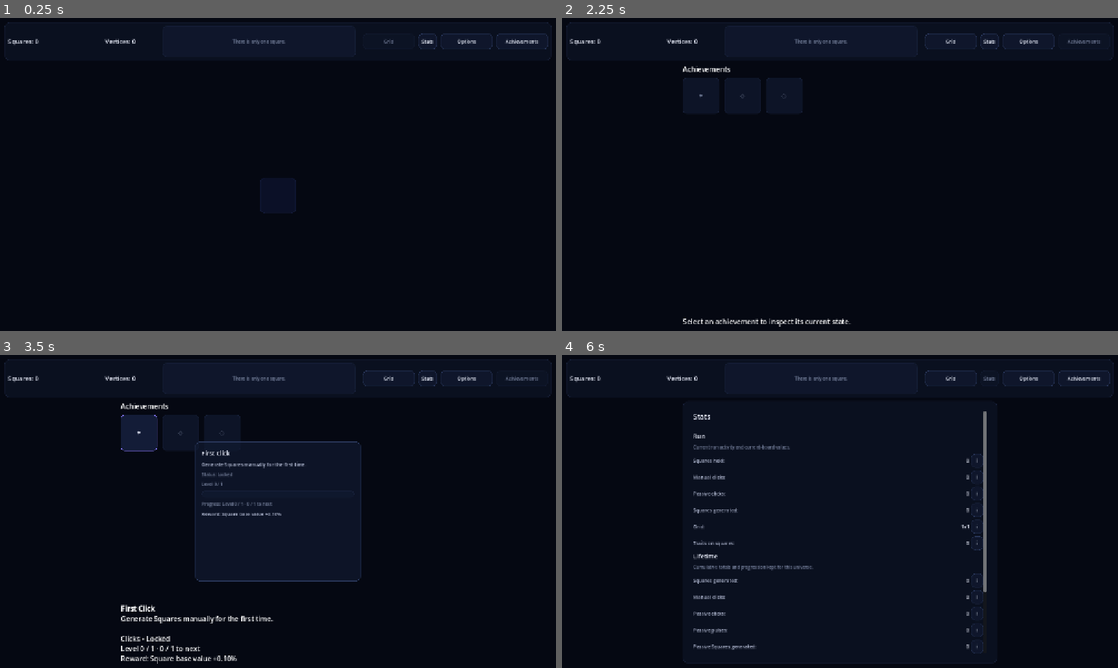
Above: before the commit, frames 1-4 (two rows, left to right).
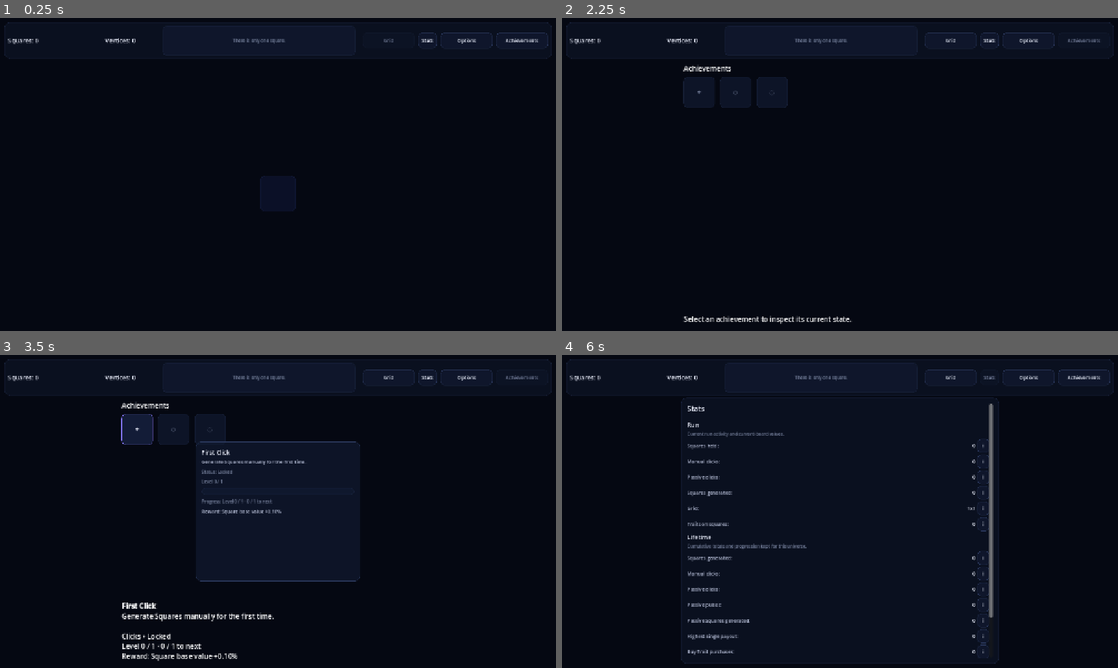
Above: after the commit, the same moments.

Repository: franciscoCapa27/Squared_2
Game: Godot game, scene res://scenes/main/Main.tscn
The game is run twice, just before and just after one commit, with the same random seed, the same clock (stepped at 60 frames per second) and the same inputs.
Inputs:
- Up to frame 1 (0.25 s): no input
- Up to frame 2 (2.25 s): click "Stats" at 0.5 s; click "Grid" at 1.25 s; click "Achievements" at 2 s
- Up to frame 3 (3.5 s): click "✦" at 2.75 s
- Up to frame 4 (6 s): click "◇" at 3.5 s; click "◌" at 4.25 s; click "Grid" at 5 s; click "Stats" at 5.75 s

The runs differ from the first frame. In frame 1, 0.4% of the frame differs, in the area x 1-99%, y 4-63%; in frame 2, 1.1%; in frame 3, 3.2%; in frame 4, 4.0%, in the area x 1-99%, y 4-99%.

Commit message:
fix(ui): prevent trait detail crash and tighten panels

Diff:
--- a/squared-2/scenes/main/Main.tscn
+++ b/squared-2/scenes/main/Main.tscn
@@ -179,10 +179,10 @@
 [node name="PassiveMargin" type="MarginContainer" parent="RootMargin/MainVBox/BodyHBox/LeftPanel/PassivePanel" unique_id=245565415]
 unique_name_in_owner = true
 layout_mode = 2
-theme_override_constants/margin_left = 16
-theme_override_constants/margin_top = 16
-theme_override_constants/margin_right = 16
-theme_override_constants/margin_bottom = 16
+theme_override_constants/margin_left = 10
+theme_override_constants/margin_top = 10
+theme_override_constants/margin_right = 10
+theme_override_constants/margin_bottom = 10
 
 [node name="PassiveVBox" type="VBoxContainer" parent="RootMargin/MainVBox/BodyHBox/LeftPanel/PassivePanel/PassiveMargin" unique_id=494201095]
 unique_name_in_owner = true
@@ -322,8 +322,8 @@
 size_flags_horizontal = 4
 size_flags_vertical = 4
 mouse_filter = 2
-theme_override_constants/h_separation = 12
-theme_override_constants/v_separation = 12
+theme_override_constants/h_separation = 8
+theme_override_constants/v_separation = 8
 
 [node name="UpgradeGridButton" type="Button" parent="RootMargin/MainVBox/BodyHBox/CenterPageRoot/GridPage/GridCenter/GridVBox" unique_id=225480493]
 unique_name_in_owner = true
@@ -410,6 +410,7 @@
 script = ExtResource("3_dc040")
 
 [node name="VertexShopMargin" type="MarginContainer" parent="RootMargin/MainVBox/BodyHBox/CenterPageRoot/VertexShopPage" unique_id=1648899683]
+unique_name_in_owner = true
 layout_mode = 1
 anchors_preset = 15
 anchor_right = 1.0
@@ -422,9 +423,10 @@
 theme_override_constants/margin_bottom = 16
 
 [node name="VertexShopVBox" type="VBoxContainer" parent="RootMargin/MainVBox/BodyHBox/CenterPageRoot/VertexShopPage/VertexShopMargin" unique_id=225540824]
-layout_mode = 2
-size_flags_horizontal = 3
-theme_override_constants/separation = 8
+unique_name_in_owner = true
+layout_mode = 2
+size_flags_horizontal = 3
+theme_override_constants/separation = 6
 
 [node name="VertexShopTitle" type="Label" parent="RootMargin/MainVBox/BodyHBox/CenterPageRoot/VertexShopPage/VertexShopMargin/VertexShopVBox" unique_id=1050020084]
 unique_name_in_owner = true
@@ -646,6 +648,7 @@
 script = ExtResource("6_ko0rf")
 
 [node name="AchievementsMargin" type="MarginContainer" parent="RootMargin/MainVBox/BodyHBox/CenterPageRoot/AchievementsPage" unique_id=37372204]
+unique_name_in_owner = true
 layout_mode = 1
 anchors_preset = 15
 anchor_right = 1.0
@@ -654,6 +657,7 @@
 grow_vertical = 2
 
 [node name="AchievementsVBox" type="VBoxContainer" parent="RootMargin/MainVBox/BodyHBox/CenterPageRoot/AchievementsPage/AchievementsMargin" unique_id=1384093085]
+unique_name_in_owner = true
 layout_mode = 2
 size_flags_horizontal = 3
 
@@ -704,6 +708,7 @@
 script = ExtResource("9_stats")
 
 [node name="StatsMargin" type="MarginContainer" parent="RootMargin/MainVBox/BodyHBox/CenterPageRoot/StatsPage" unique_id=1731496513]
+unique_name_in_owner = true
 layout_mode = 1
 anchors_preset = 15
 anchor_right = 1.0
@@ -725,7 +730,7 @@
 [node name="StatsContent" type="VBoxContainer" parent="RootMargin/MainVBox/BodyHBox/CenterPageRoot/StatsPage/StatsMargin/StatsScroll" unique_id=152981672]
 layout_mode = 2
 size_flags_horizontal = 3
-theme_override_constants/separation = 12
+theme_override_constants/separation = 8
 
 [node name="StatsTitle" type="Label" parent="RootMargin/MainVBox/BodyHBox/CenterPageRoot/StatsPage/StatsMargin/StatsScroll/StatsContent" unique_id=152981673]
 unique_name_in_owner = true
@@ -795,7 +800,7 @@
 
 [node name="SelectedSquareDetails" type="ScrollContainer" parent="RootMargin/MainVBox/BodyHBox/RightPanel/SquareDetailsPanel/SideMargin/SideVbox" unique_id=195294754]
 unique_name_in_owner = true
-custom_minimum_size = Vector2(0, 160)
+custom_minimum_size = Vector2(0, 120)
 layout_mode = 2
 size_flags_vertical = 3
 horizontal_scroll_mode = 0
@@ -804,7 +809,7 @@
 unique_name_in_owner = true
 layout_mode = 2
 size_flags_horizontal = 3
-theme_override_constants/separation = 8
+theme_override_constants/separation = 6
 
 [node name="SelectedSquareHelp" parent="RootMargin/MainVBox/BodyHBox/RightPanel/SquareDetailsPanel/SideMargin/SideVbox" instance=ExtResource("10_contextual_help")]
 layout_mode = 2
--- a/squared-2/scenes/ui/AchievementIconTile.tscn
+++ b/squared-2/scenes/ui/AchievementIconTile.tscn
@@ -3,7 +3,7 @@
 [ext_resource type="Script" path="res://scripts/ui/achievement_icon_tile.gd" id="1_achievement_icon_tile"]
 
 [node name="AchievementIconTile" type="Button"]
-custom_minimum_size = Vector2(84, 84)
+custom_minimum_size = Vector2(72, 72)
 size_flags_horizontal = 0
 size_flags_vertical = 0
 focus_mode = 2
--- a/squared-2/scenes/ui/PassiveGeneratorCard.tscn
+++ b/squared-2/scenes/ui/PassiveGeneratorCard.tscn
@@ -11,18 +11,18 @@
 
 [node name="CardMargin" type="MarginContainer" parent="." unique_id=1646056221]
 layout_mode = 2
-theme_override_constants/margin_left = 12
-theme_override_constants/margin_top = 12
-theme_override_constants/margin_right = 12
-theme_override_constants/margin_bottom = 12
+theme_override_constants/margin_left = 8
+theme_override_constants/margin_top = 8
+theme_override_constants/margin_right = 8
+theme_override_constants/margin_bottom = 8
 
 [node name="CardVBox" type="VBoxContainer" parent="CardMargin" unique_id=589219007]
 layout_mode = 2
-theme_override_constants/separation = 8
+theme_override_constants/separation = 6
 
 [node name="TitleRow" type="HBoxContainer" parent="CardMargin/CardVBox" unique_id=1992256305]
 layout_mode = 2
-theme_override_constants/separation = 8
+theme_override_constants/separation = 6
 
 [node name="TitleLabel" type="Label" parent="CardMargin/CardVBox/TitleRow" unique_id=1992256305]
 unique_name_in_owner = true
@@ -47,5 +47,5 @@
 
 [node name="UpgradeButton" type="Button" parent="CardMargin/CardVBox" unique_id=19665633]
 unique_name_in_owner = true
-custom_minimum_size = Vector2(0, 40)
+custom_minimum_size = Vector2(0, 32)
 layout_mode = 2
--- a/squared-2/scenes/ui/RunUpgradeCard.tscn
+++ b/squared-2/scenes/ui/RunUpgradeCard.tscn
@@ -11,13 +11,17 @@
 
 [node name="MarginContainer" type="MarginContainer" parent="." unique_id=1764577585]
 layout_mode = 2
+theme_override_constants/margin_left = 8
+theme_override_constants/margin_top = 8
+theme_override_constants/margin_right = 8
+theme_override_constants/margin_bottom = 8
 
 [node name="VBoxContainer" type="VBoxContainer" parent="MarginContainer" unique_id=140386213]
 layout_mode = 2
 
 [node name="TitleRow" type="HBoxContainer" parent="MarginContainer/VBoxContainer" unique_id=1578494593]
 layout_mode = 2
-theme_override_constants/separation = 8
+theme_override_constants/separation = 6
 
 [node name="TitleLabel" type="Label" parent="MarginContainer/VBoxContainer/TitleRow" unique_id=1578494593]
 unique_name_in_owner = true
--- a/squared-2/scenes/ui/VertexUpgradeNode.tscn
+++ b/squared-2/scenes/ui/VertexUpgradeNode.tscn
@@ -4,24 +4,24 @@
 [ext_resource type="PackedScene" path="res://scenes/ui/ContextualHelp.tscn" id="2_contextual_help"]
 
 [node name="VertexUpgradeNode" type="PanelContainer"]
-custom_minimum_size = Vector2(220, 150)
+custom_minimum_size = Vector2(220, 132)
 size_flags_vertical = 0
 script = ExtResource("1_vertex_upgrade_node")
 
 [node name="NodeMargin" type="MarginContainer" parent="."]
 layout_mode = 2
-theme_override_constants/margin_left = 12
-theme_override_constants/margin_top = 12
-theme_override_constants/margin_right = 12
-theme_override_constants/margin_bottom = 12
+theme_override_constants/margin_left = 8
+theme_override_constants/margin_top = 8
+theme_override_constants/margin_right = 8
+theme_override_constants/margin_bottom = 8
 
 [node name="NodeVBox" type="VBoxContainer" parent="NodeMargin"]
 layout_mode = 2
-theme_override_constants/separation = 6
+theme_override_constants/separation = 4
 
 [node name="TitleRow" type="HBoxContainer" parent="NodeMargin/NodeVBox"]
 layout_mode = 2
-theme_override_constants/separation = 8
+theme_override_constants/separation = 6
 
 [node name="IconLabel" type="Label" parent="NodeMargin/NodeVBox/TitleRow"]
 unique_name_in_owner = true
--- a/squared-2/scripts/main/main.gd
+++ b/squared-2/scripts/main/main.gd
@@ -92,10 +92,10 @@
 # ------------------------------------------------------------------------------
 func _apply_theme() -> void:
 	ThemeLayoutHelper.apply_margin(root_margin, "screen_margin")
-	ThemeLayoutHelper.apply_box_separation(main_v_box, "panel_gap")
-	ThemeLayoutHelper.apply_box_separation(body_h_box, "panel_gap")
-	ThemeLayoutHelper.apply_box_separation(left_panel, "panel_gap")
-	ThemeLayoutHelper.apply_box_separation(right_panel, "panel_gap")
+	ThemeLayoutHelper.apply_dense_box_separation(main_v_box, "panel_gap")
+	ThemeLayoutHelper.apply_dense_box_separation(body_h_box, "panel_gap")
+	ThemeLayoutHelper.apply_dense_box_separation(left_panel, "panel_gap")
+	ThemeLayoutHelper.apply_dense_box_separation(right_panel, "panel_gap")
 
 	top_bar.add_theme_stylebox_override("panel", ThemeSystem.make_panel_style())
 	trait_purchase_panel.add_theme_stylebox_override("panel", ThemeSystem.make_elevated_panel_style())
@@ -116,7 +116,7 @@
 	ThemeTextHelper.apply_detail_rich_text(trait_purchase_details)
 	ThemeTextHelper.apply_body_label(achievement_summary_label)
 	story_panel.add_theme_stylebox_override("panel", ThemeSystem.make_card_style())
-	ThemeLayoutHelper.apply_margin(story_margin, "inner_margin")
+	ThemeLayoutHelper.apply_dense_margin(story_margin, "inner_margin")
 	ThemeTextHelper.apply_detail_label(story_label)
 	if _compact_layout_active:
 		_apply_compact_spacing()
@@ -147,7 +147,7 @@
 	_compact_top_vbox = VBoxContainer.new()
 	_compact_top_vbox.name = "CompactTopVBox"
 	_compact_top_vbox.size_flags_horizontal = Control.SIZE_EXPAND_FILL
-	ThemeLayoutHelper.apply_box_separation(_compact_top_vbox, "card_gap")
+	ThemeLayoutHelper.apply_dense_box_separation(_compact_top_vbox, "card_gap")
 	top_bar_margin.add_child(_compact_top_vbox)
 	top_bar_margin.move_child(_compact_top_vbox, 0)
 
@@ -164,7 +164,7 @@
 	_compact_navigation_vbox = VBoxContainer.new()
 	_compact_navigation_vbox.name = "CompactNavigationVBox"
 	_compact_navigation_vbox.size_flags_horizontal = Control.SIZE_EXPAND_FILL
-	ThemeLayoutHelper.apply_box_separation(_compact_navigation_vbox, "card_gap")
+	ThemeLayoutHelper.apply_dense_box_separation(_compact_navigation_vbox, "card_gap")
 	_compact_top_vbox.add_child(_compact_navigation_vbox)
 	for button: Button in _get_navigation_buttons():
 		navigation_cluster.remove_child(button)
@@ -187,7 +187,7 @@
 	_compact_body_vbox = VBoxContainer.new()
 	_compact_body_vbox.name = "CompactBodyVBox"
 	_compact_body_vbox.size_flags_horizontal = Control.SIZE_EXPAND_FILL
-	ThemeLayoutHelper.apply_box_separation(_compact_body_vbox, "panel_gap")
+	ThemeLayoutHelper.apply_dense_box_separation(_compact_body_vbox, "panel_gap")
 	_compact_body_scroll.add_child(_compact_body_vbox)
 	for panel: Control in [left_panel, center_page_root, right_panel]:
 		body_h_box.remove_child(panel)
--- a/squared-2/scripts/ui/achievements_page.gd
+++ b/squared-2/scripts/ui/achievements_page.gd
@@ -1,13 +1,15 @@
 extends Control
 class_name AchievementsPage
 
-const TILE_SIZE := 84.0
-const GRID_GAP := 12.0
+const TILE_SIZE := 72.0
+const GRID_GAP := 8.0
 
 @onready var achievements_description: RichTextLabel = %AchievementsDescription
 @onready var achievement_grid: GridContainer = %AchievementGrid
 @onready var achievement_selection_detail: RichTextLabel = %AchievementSelectionDetail
 @onready var achievement_detail_help: ContextualHelp = %AchievementDetailHelp
+@onready var achievements_margin: MarginContainer = %AchievementsMargin
+@onready var achievements_v_box: VBoxContainer = %AchievementsVBox
 
 var achievement_tile_scene: PackedScene = preload("res://scenes/ui/AchievementIconTile.tscn")
 var achievement_tiles: Dictionary = {}
@@ -21,6 +23,8 @@
 	achievement_grid.resized.connect(_update_grid_columns)
 	resized.connect(_update_grid_columns)
 	get_viewport().size_changed.connect(_update_grid_columns)
+	ThemeLayoutHelper.apply_dense_margin(achievements_margin, "inner_margin")
+	ThemeLayoutHelper.apply_dense_box_separation(achievements_v_box, "section_gap")
 	refresh()
 	call_deferred("_update_grid_columns")
 
--- a/squared-2/scripts/ui/contextual_help.gd
+++ b/squared-2/scripts/ui/contextual_help.gd
@@ -95,11 +95,11 @@
 	overlay.add_child(_popup)
 
 	var margin: MarginContainer = MarginContainer.new()
-	ThemeLayoutHelper.apply_margin(margin, "inner_margin")
+	ThemeLayoutHelper.apply_dense_margin(margin, "inner_margin")
 	_popup.add_child(margin)
 
 	var content: VBoxContainer = VBoxContainer.new()
-	ThemeLayoutHelper.apply_box_separation(content, "section_gap")
+	ThemeLayoutHelper.apply_dense_box_separation(content, "section_gap")
 	margin.add_child(content)
 
 	var title_label: Label = Label.new()
--- a/squared-2/scripts/ui/options_page.gd
+++ b/squared-2/scripts/ui/options_page.gd
@@ -146,8 +146,8 @@
 
 
 func _apply_theme() -> void:
-	ThemeLayoutHelper.apply_margin(options_margin, "inner_margin")
-	ThemeLayoutHelper.apply_box_separation(options_v_box, "section_gap")
+	ThemeLayoutHelper.apply_dense_margin(options_margin, "inner_margin")
+	ThemeLayoutHelper.apply_dense_box_separation(options_v_box, "section_gap")
 
 	ThemeButtonHelper.apply_button_theme(save_button)
 	ThemeButtonHelper.apply_button_theme(export_save_button)
--- a/squared-2/scripts/ui/passive_panel.gd
+++ b/squared-2/scripts/ui/passive_panel.gd
@@ -90,8 +90,8 @@
 func _apply_theme() -> void:
 	add_theme_stylebox_override("panel", ThemeSystem.make_panel_style())
 
-	ThemeLayoutHelper.apply_margin(passive_margin, "inner_margin")
-	ThemeLayoutHelper.apply_box_separation(passive_v_box, "card_gap")
+	ThemeLayoutHelper.apply_dense_margin(passive_margin, "inner_margin")
+	ThemeLayoutHelper.apply_dense_box_separation(passive_v_box, "card_gap")
 
 	passive_title.clip_text = true
 
--- a/squared-2/scripts/ui/run_upgrades_panel.gd
+++ b/squared-2/scripts/ui/run_upgrades_panel.gd
@@ -31,8 +31,8 @@
 func _apply_theme() -> void:
 	add_theme_stylebox_override("panel", ThemeSystem.make_panel_style())
 
-	ThemeLayoutHelper.apply_margin(run_upgrades_margin, "inner_margin")
-	ThemeLayoutHelper.apply_box_separation(run_upgrades_v_box, "card_gap")
+	ThemeLayoutHelper.apply_dense_margin(run_upgrades_margin, "inner_margin")
+	ThemeLayoutHelper.apply_dense_box_separation(run_upgrades_v_box, "card_gap")
 
 
 func _on_theme_changed() -> void:
--- a/squared-2/scripts/ui/square_details_panel.gd
+++ b/squared-2/scripts/ui/square_details_panel.gd
@@ -6,8 +6,8 @@
 @onready var selected_square_title: CollapsiblePanelHeader = %SelectedSquareTitle
 @onready var selected_square_details: ScrollContainer = %SelectedSquareDetails
 @onready var details_content: VBoxContainer = %SquareDetailsContent
-@onready var side_margin: MarginContainer = %RunUpgradesMargin
-@onready var side_v_box: VBoxContainer = %RunUpgradesVBox
+@onready var side_margin: MarginContainer = %SideMargin
+@onready var side_v_box: VBoxContainer = %SideVbox
 
 var selected_square_id: String = ""
 
@@ -20,8 +20,8 @@
 
 func _apply_theme() -> void:
 	add_theme_stylebox_override("panel", ThemeSystem.make_panel_style())
-	ThemeLayoutHelper.apply_margin(side_margin, "inner_margin")
-	ThemeLayoutHelper.apply_box_separation(side_v_box, "section_gap")
+	ThemeLayoutHelper.apply_dense_margin(side_margin, "inner_margin")
+	ThemeLayoutHelper.apply_dense_box_separation(side_v_box, "section_gap")
 
 
 func _on_theme_changed() -> void:
@@ -73,12 +73,6 @@
 func _rebuild_details(square_data: SquareData) -> void:
 	_clear_details_content()
 	_add_section_title("Square")
-	_add_detail_row(
-		"Position",
-		"(%s, %s)" % [square_data.grid_x, square_data.grid_y],
-		"Square position",
-		"The selected square's coordinates on the current grid."
-	)
 	_add_detail_row(
 		"Trait count",
 		NumberFormatter.integer_amount(square_data.get_trait_count()),
@@ -130,7 +124,7 @@
 	help_detail: String
 ) -> void:
 	var row: HBoxContainer = HBoxContainer.new()
-	row.custom_minimum_size.y = 28.0
+	row.custom_minimum_size.y = 24.0
 	details_content.add_child(row)
 
 	var name_label: Label = Label.new()
@@ -155,7 +149,7 @@
 
 func _add_family_summary(family_info: Dictionary) -> void:
 	var family_box: VBoxContainer = VBoxContainer.new()
-	ThemeLayoutHelper.apply_box_separation(family_box, "section_gap")
+	ThemeLayoutHelper.apply_dense_box_separation(family_box, "section_gap")
 	details_content.add_child(family_box)
 
 	var family_header: HBoxContainer = HBoxContainer.new()
@@ -203,7 +197,9 @@
 			int(family_info["max_rarity"]),
 			int(trait_iter.definition.rarity)
 		)
-		var effects: Array[String] = family_info["effects"] as Array[String]
+		var effects: Array[String] = []
+		for effect_variant: Variant in family_info["effects"] as Array:
+			effects.append(str(effect_variant))
 		for effect_line: String in trait_iter.get_effect_summary_lines():
 			if not effects.has(effect_line):
 				effects.append(effect_line)
@@ -218,7 +214,9 @@
 			_to_roman(int(family_info["count"])),
 			TraitDefinition.rarity_name_from_value(int(family_info["max_rarity"]))
 		]
-		var effects: Array[String] = family_info["effects"] as Array[String]
+		var effects: Array[String] = []
+		for effect_variant: Variant in family_info["effects"] as Array:
+			effects.append(str(effect_variant))
 		var effects_text: String = "No active effects."
 		if not effects.is_empty():
 			var effect_lines: Array[String] = []
--- a/squared-2/scripts/ui/stats_page.gd
+++ b/squared-2/scripts/ui/stats_page.gd
@@ -6,6 +6,7 @@
 @onready var stats_title_label: Label = %StatsTitle
 @onready var stats_description: RichTextLabel = %StatsDescription
 @onready var stats_list: VBoxContainer = %StatsList
+@onready var stats_margin: MarginContainer = %StatsMargin
 
 var _stat_value_labels: Dictionary = {}
 var _stat_name_labels: Array[Label] = []
@@ -127,7 +128,7 @@
 	definitions: Array[Array]
 ) -> void:
 	var section: VBoxContainer = VBoxContainer.new()
-	ThemeLayoutHelper.apply_box_separation(section, "section_gap")
+	ThemeLayoutHelper.apply_dense_box_separation(section, "section_gap")
 	stats_list.add_child(section)
 
 	var section_title: Label = Label.new()
@@ -142,7 +143,7 @@
 	section.add_child(section_purpose)
 
 	var rows: VBoxContainer = VBoxContainer.new()
-	ThemeLayoutHelper.apply_box_separation(rows, "card_gap")
+	ThemeLayoutHelper.apply_dense_box_separation(rows, "card_gap")
 	section.add_child(rows)
 
 	for definition: Array in definitions:
@@ -151,7 +152,7 @@
 
 func _add_stat_row(rows: VBoxContainer, definition: Array) -> void:
 	var row: HBoxContainer = HBoxContainer.new()
-	row.custom_minimum_size.y = 28.0
+	row.custom_minimum_size.y = 24.0
 	rows.add_child(row)
 
 	var name_label: Label = Label.new()
@@ -193,6 +194,7 @@
 	if stats_title_label == null:
 		return
 	add_theme_stylebox_override("panel", ThemeSystem.make_panel_style())
+	ThemeLayoutHelper.apply_dense_margin(stats_margin, "inner_margin")
 	ThemeTextHelper.apply_page_title(stats_title_label)
 	ThemeTextHelper.apply_body_rich_text(stats_description)
 	for label: Label in _section_title_labels:
--- a/squared-2/scripts/ui/theme/theme_layout_helper.gd
+++ b/squared-2/scripts/ui/theme/theme_layout_helper.gd
@@ -30,6 +30,33 @@
 	)
 
 
+static func apply_dense_margin(
+	margin_container: MarginContainer,
+	margin_id: String = "inner_margin"
+) -> void:
+	if margin_container == null:
+		return
+
+	var spacing: int = maxi(6, ThemeSystem.get_spacing(margin_id) - 6)
+	margin_container.add_theme_constant_override("margin_left", spacing)
+	margin_container.add_theme_constant_override("margin_top", spacing)
+	margin_container.add_theme_constant_override("margin_right", spacing)
+	margin_container.add_theme_constant_override("margin_bottom", spacing)
+
+
+static func apply_dense_box_separation(
+	box_container: BoxContainer,
+	spacing_id: String = "section_gap"
+) -> void:
+	if box_container == null:
+		return
+
+	box_container.add_theme_constant_override(
+		"separation",
+		maxi(4, ThemeSystem.get_spacing(spacing_id) - 4)
+	)
+
+
 static func apply_grid_separation(grid_container: GridContainer) -> void:
 	if grid_container == null:
 		return
--- a/squared-2/scripts/ui/vertex_shop_page.gd
+++ b/squared-2/scripts/ui/vertex_shop_page.gd
@@ -39,6 +39,8 @@
 @onready var vertex_shop_description: RichTextLabel = %VertexShopDescription
 @onready var vertex_upgrade_canvas: Control = %VertexUpgradeCanvas
 @onready var vertex_shop_title: Label = %VertexShopTitle
+@onready var vertex_shop_margin: MarginContainer = %VertexShopMargin
+@onready var vertex_shop_v_box: VBoxContainer = %VertexShopVBox
 
 var vertex_upgrade_node_scene: PackedScene = preload("res://scenes/ui/VertexUpgradeNode.tscn")
 var vertex_upgrade_nodes: Dictionary = {}
@@ -72,6 +74,8 @@
 
 	ThemeTextHelper.apply_page_title(vertex_shop_title)
 	ThemeTextHelper.apply_body_rich_text(vertex_shop_description)
+	ThemeLayoutHelper.apply_dense_margin(vertex_shop_margin, "inner_margin")
+	ThemeLayoutHelper.apply_dense_box_separation(vertex_shop_v_box, "section_gap")
 
 
 func _on_theme_changed() -> void:
